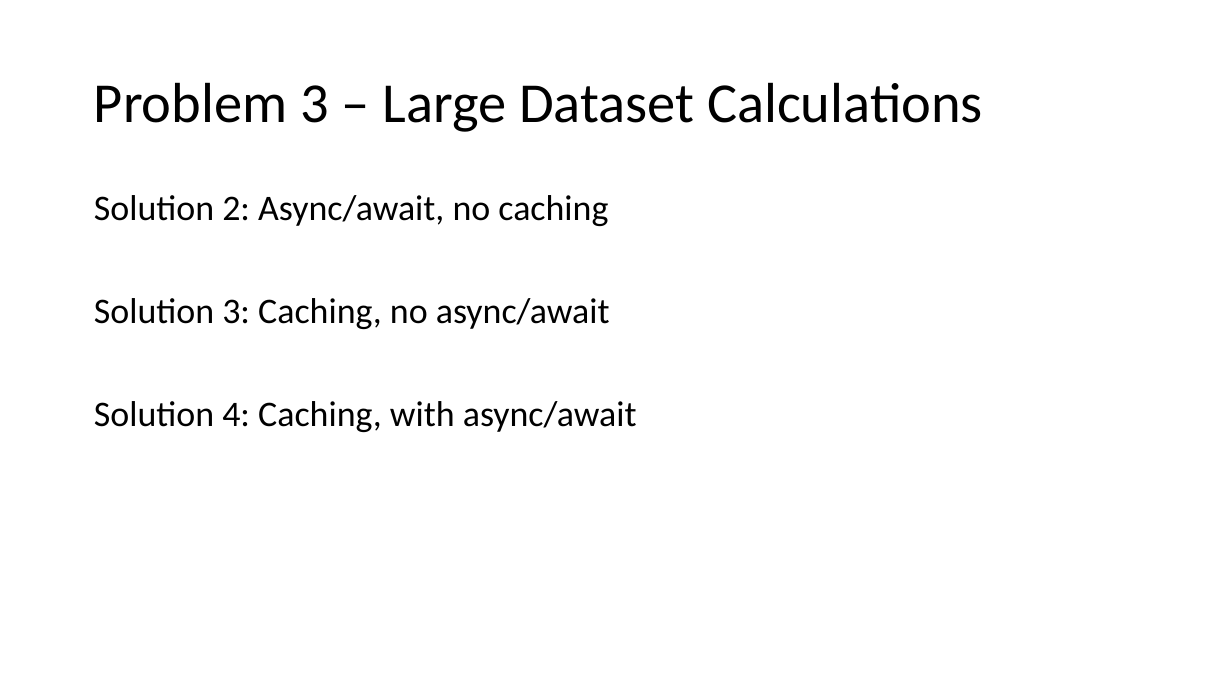
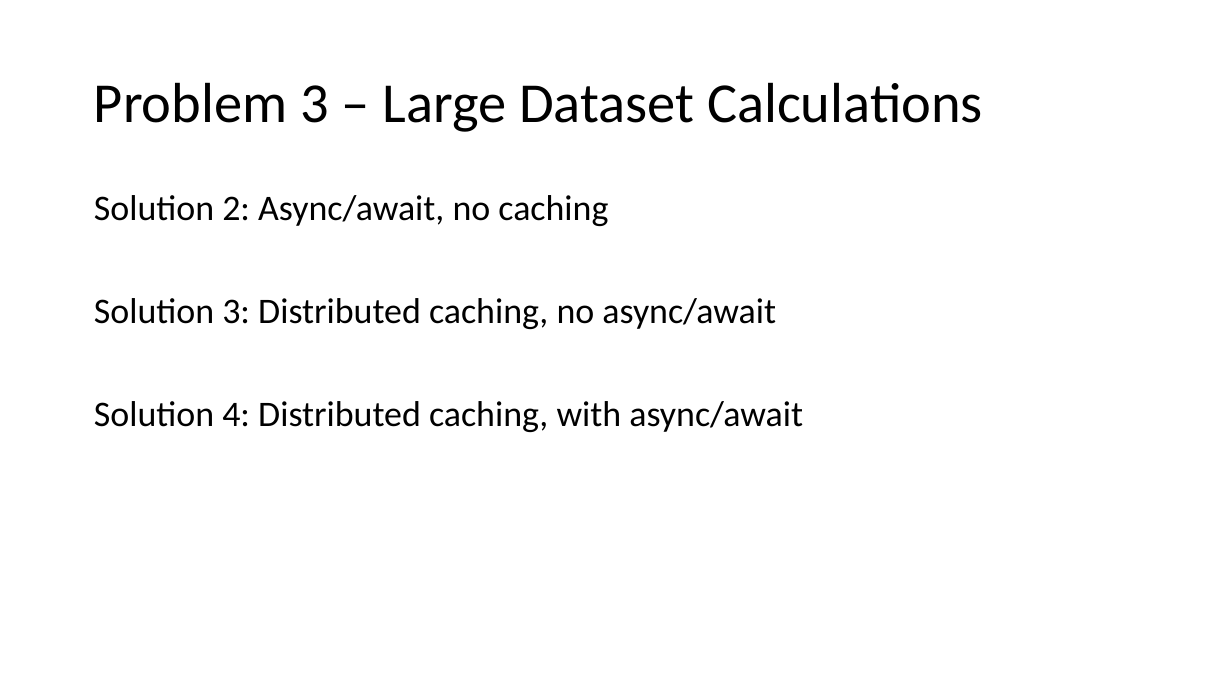
Before and after one commit to mark-doyle/dal-cs-sig, a slide deck: slide 20 of RealWorldScalability/Real World Scalability.pptx. Drawn at 1232x693 pixels with LibreOffice and Linux fonts; fonts in the diff are those of the drawing. Boxes give left, top, right and bottom in pixels: in the first picture for what was removed or moved away, otherwise in the second. Text is boxed around its words. In the diff, an @@ line names an element or a change of style, - is before the commit and + after.

```diff
--- a/RealWorldScalability/Real World Scalability.pptx
+++ b/RealWorldScalability/Real World Scalability.pptx
@@ text at (94,298,803,432): text changed @@
-Solution 3: Caching, no async/await
-Solution 4: Caching, with async/await
+Solution 3: Distributed caching, no async/await
+Solution 4: Distributed caching, with async/await
```
Also in this commit, not shown: 7 other slides changed, 2 other files.
